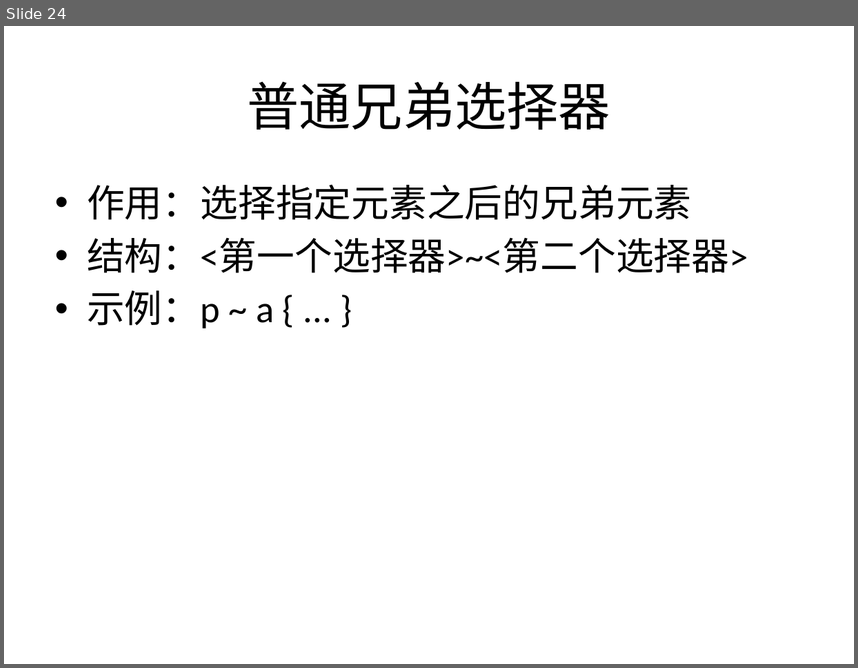
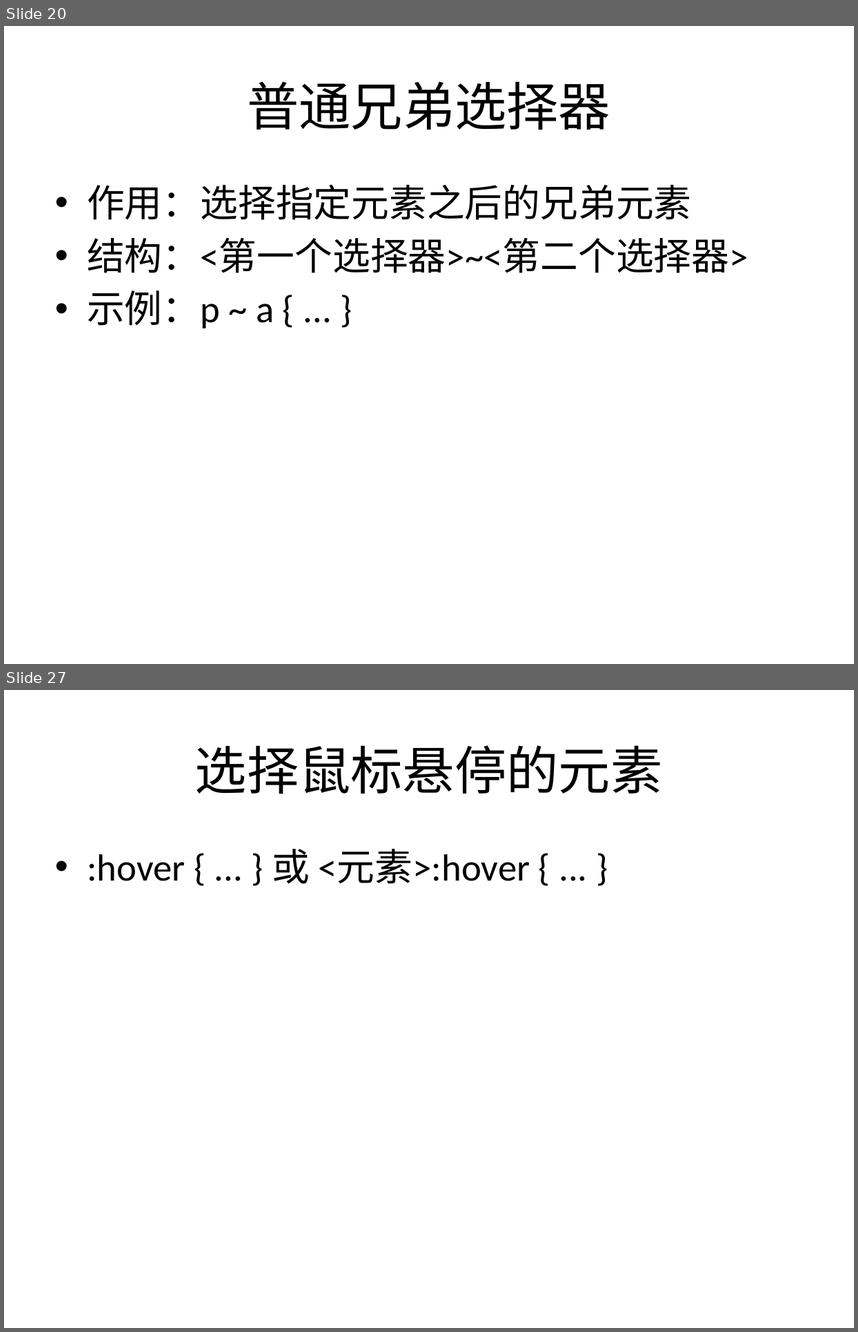
Before and after one commit to sans123wx/class, a slide deck: 网页设计与制作/课件/4/css选择器.pptx. Shown one above the other, each under a label of ours: slide 24 before the commit, slides 20 and 27 after it; the slides between them are not shown. The pictures are 858x668 and 858x1332 pixels, drawn with LibreOffice and Linux fonts; fonts in the diff are those of the drawing. Boxes give left, top, right and bottom in pixels: in the first picture for what was removed or moved away, otherwise in the second. Text is boxed around its words. In the diff, an @@ line names an element or a change of style, - is before the commit and + after.

```diff
--- a/网页设计与制作/课件/4/css选择器.pptx
+++ b/网页设计与制作/课件/4/css选择器.pptx
@@ slide 27 added at bbox=[4, 690, 854, 1328], background #FFFFFF @@
@@ title added at bbox=[195, 745, 663, 794], 44 pt, text #000000 @@
+选择鼠标悬停的元素
@@ text added at bbox=[87, 849, 530, 884], 32 pt, text #000000 @@
+• :hover { ... } 或 <元素>:hover { ... }
@@ what was slide 24 is now slide 20 @@
```
Also in this commit, not shown: 9 other slides added, 4 slides removed, 20 other files.
